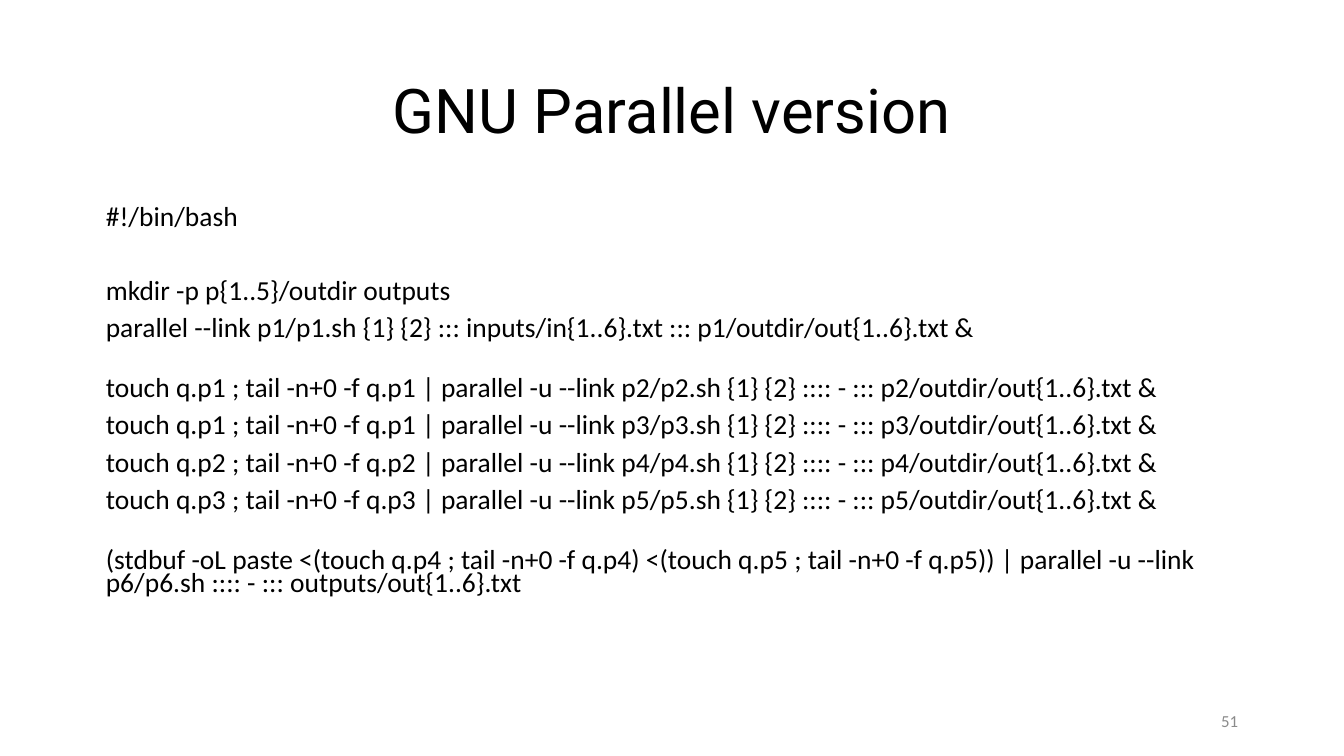
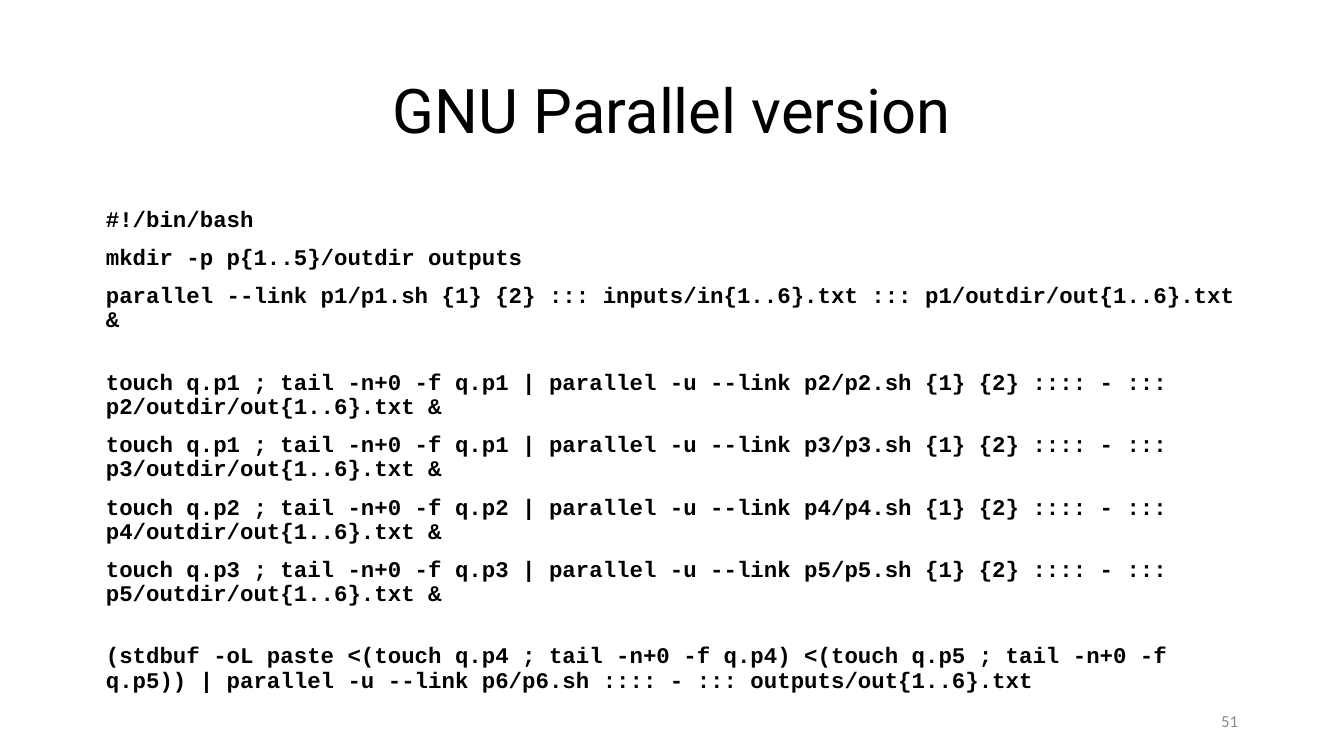
Before and after one commit to ketancmaheshwari/escience23tut, a slide deck: slide 51 of gnu-parallel-tutorial.pptx. Drawn at 1344x756 pixels with LibreOffice and Linux fonts; fonts in the diff are those of the drawing. Boxes give left, top, right and bottom in pixels: in the first picture for what was removed or moved away, otherwise in the second. Text is boxed around its words. In the diff, an @@ line names an element or a change of style, - is before the commit and + after.

```diff
--- a/gnu-parallel-tutorial.pptx
+++ b/gnu-parallel-tutorial.pptx
@@ text "#!/bin/bash" at box(106, 211, 1234, 693): size 14.7 to 12 pt, font Calibri to Courier New, bold on; line spacing 0.7 to 0.9 @@
```
Also in this commit, not shown: 7 other slides changed, 1 other file.
